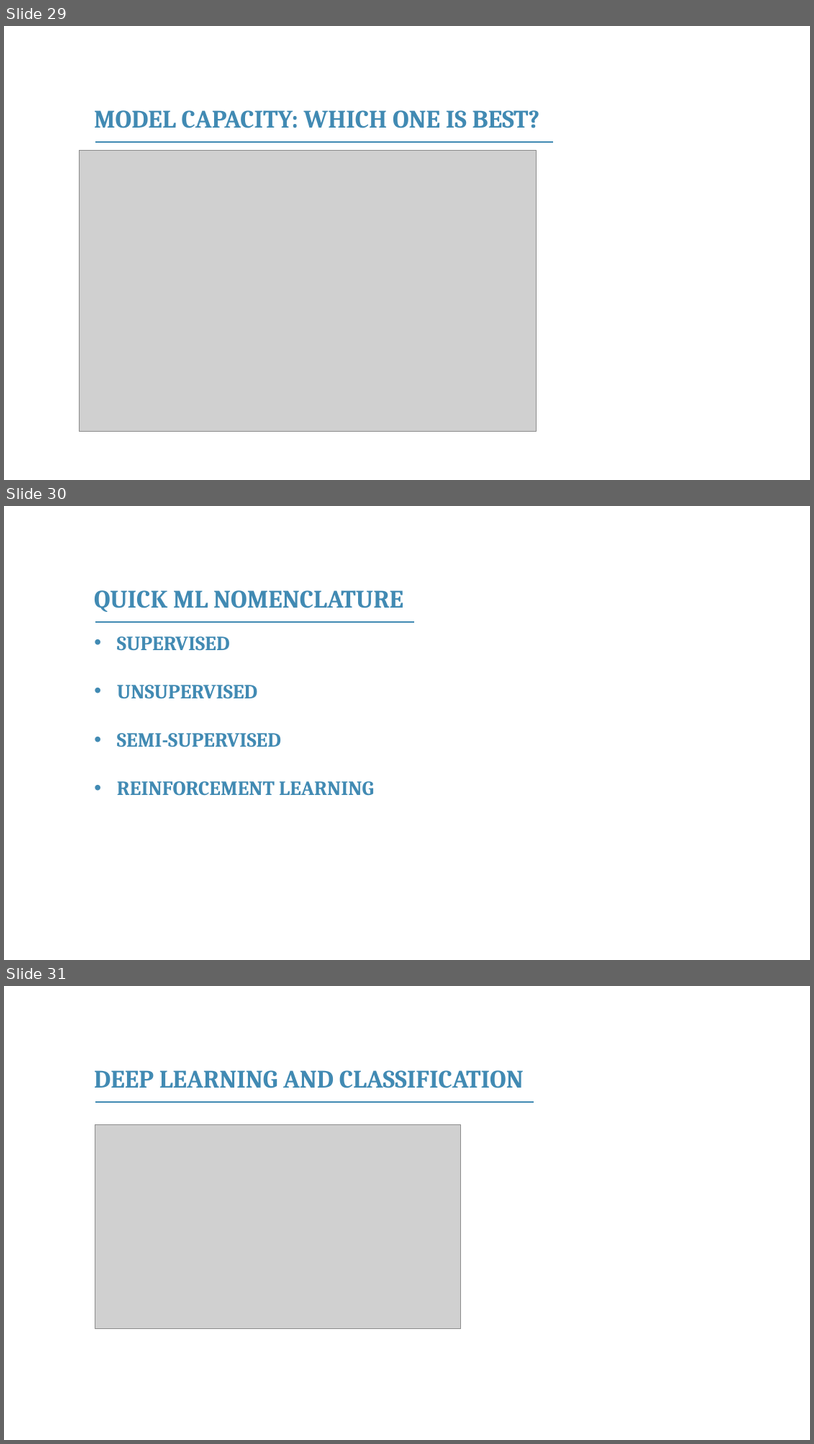
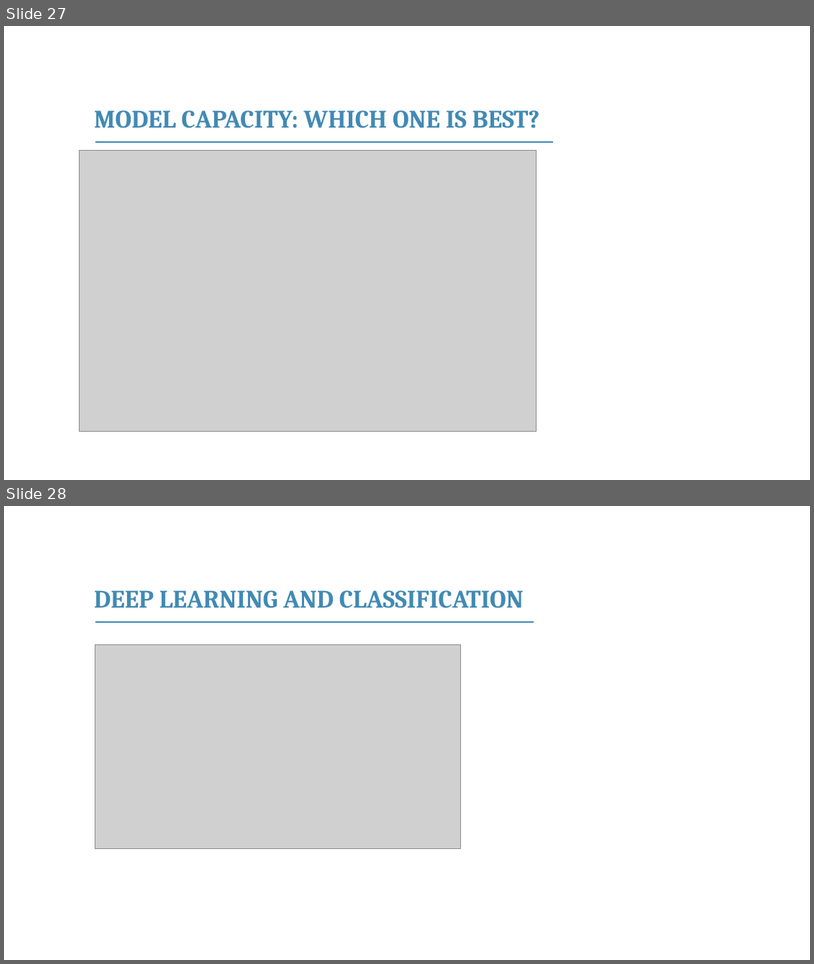
Before and after one commit to franckalbinet/itu-eaco-zanzibar-12-2018, a slide deck: presentations/session-5-application-of-ai.pptx. Shown one above the other, each under a label of ours: slides 29, 30 and 31 before the commit, slides 27 and 28 after it. The pictures are 814x1444 and 814x964 pixels, drawn with LibreOffice and Linux fonts; fonts in the diff are those of the drawing; grey boxes stand for pictures; background and template pictures are left out. Boxes give left, top, right and bottom in pixels: in the first picture for what was removed or moved away, otherwise in the second. Text is boxed around its words. In the diff, an @@ line names an element or a change of style, - is before the commit and + after.

```diff
--- a/presentations/session-5-application-of-ai.pptx
+++ b/presentations/session-5-application-of-ai.pptx
@@ slide 30 removed at (4, 506, 810, 960), background #FFFFFF @@
@@ text removed at (94, 590, 404, 612) @@
-QUICK ML NOMENCLATURE
@@ line removed from (95, 622) to (414, 622) @@
@@ text removed at (117, 636, 374, 795) @@
-• SUPERVISED
-• UNSUPERVISED
-• SEMI-SUPERVISED
-• REINFORCEMENT LEARNING
@@ what was slide 29 is now slide 27 @@
@@ what was slide 31 is now slide 28 @@
```
Also in this commit, not shown: 3 slides changed, 3 slides added, 3 other slides removed, 1 other file.
